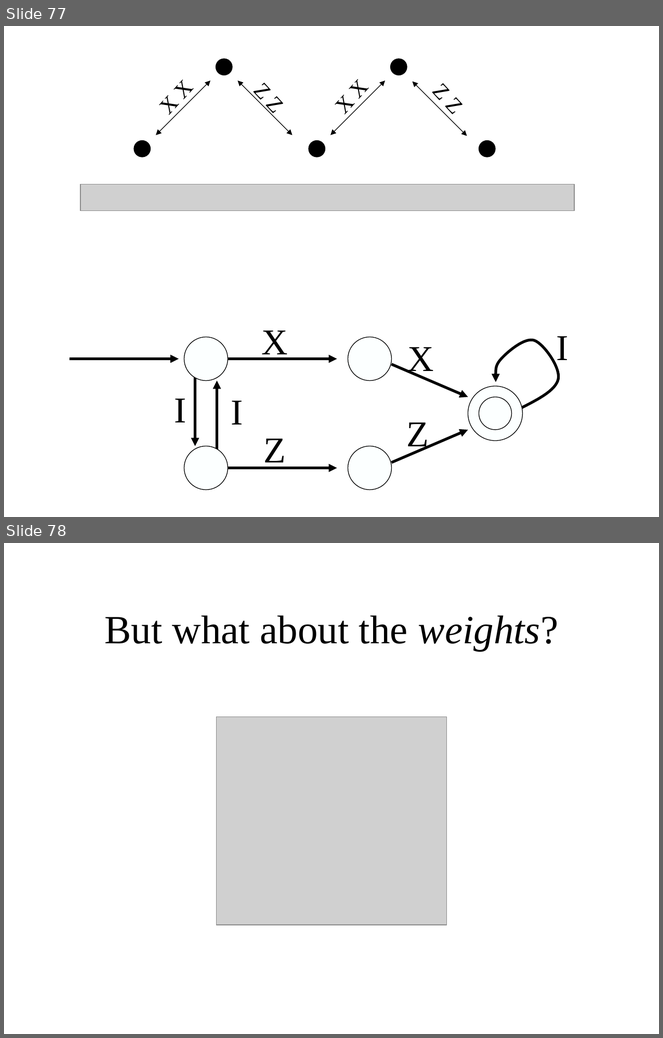
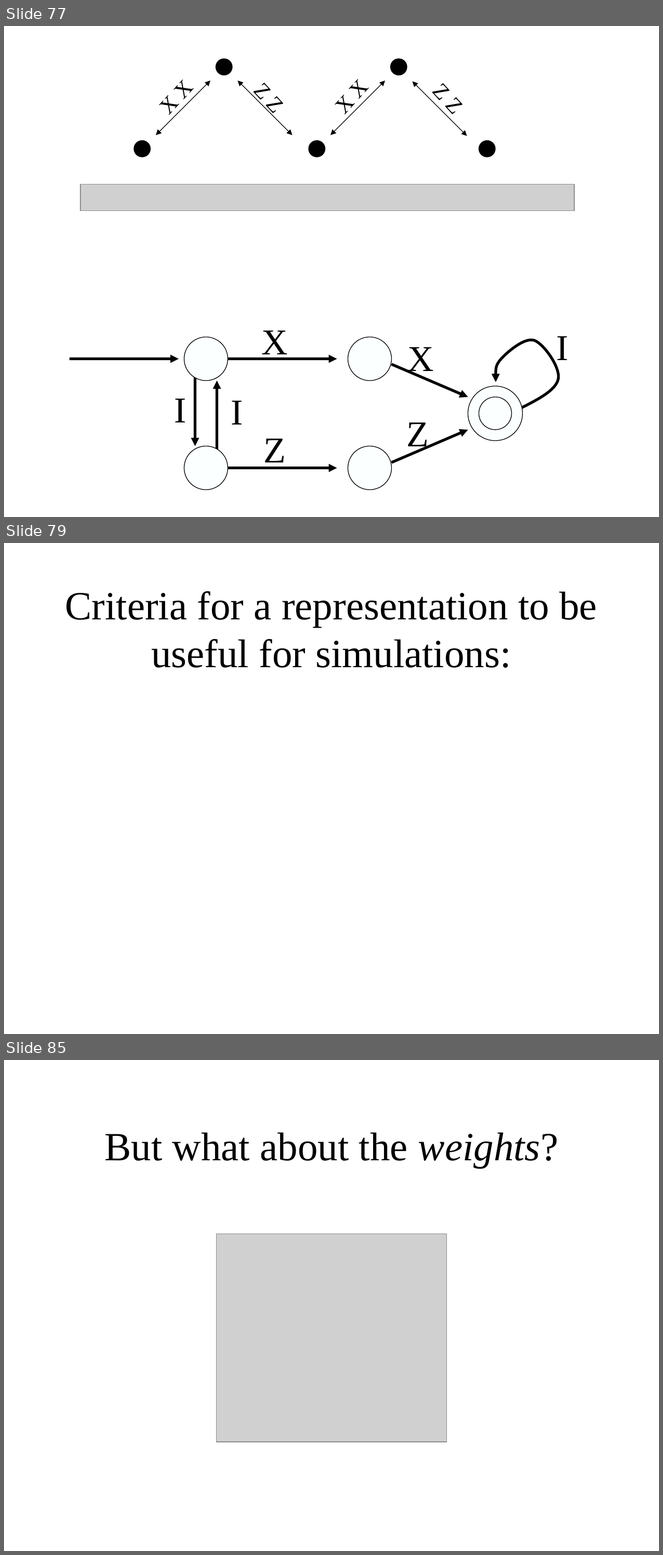
Before and after one commit to gcross/QC-Talks, a slide deck: GeneralExam/WeaponsOfMassSimulation.odp. Shown one above the other, each under a label of ours: slides 77 and 78 before the commit, slides 77, 79 and 85 after it; the slides between them are not shown. The pictures are 663x1038 and 663x1555 pixels, drawn with LibreOffice and Linux fonts; fonts in the diff are those of the drawing; grey boxes stand for pictures; background and template pictures are left out. Boxes give left, top, right and bottom in pixels: in the first picture for what was removed or moved away, otherwise in the second. Text is boxed around its words. In the diff, an @@ line names an element or a change of style, - is before the commit and + after.

```diff
--- a/GeneralExam/WeaponsOfMassSimulation.odp
+++ b/GeneralExam/WeaponsOfMassSimulation.odp
@@ slide 79 added at (4,543,659,1034), background picture (left out) @@
@@ title added at (65,591,597,668), 44 pt, text #000000 @@
+Criteria for a representation to be useful for simulations:
@@ what was slide 78 is now slide 85 @@
```
Also in this commit, not shown: 5 slides changed, 6 other slides added.
